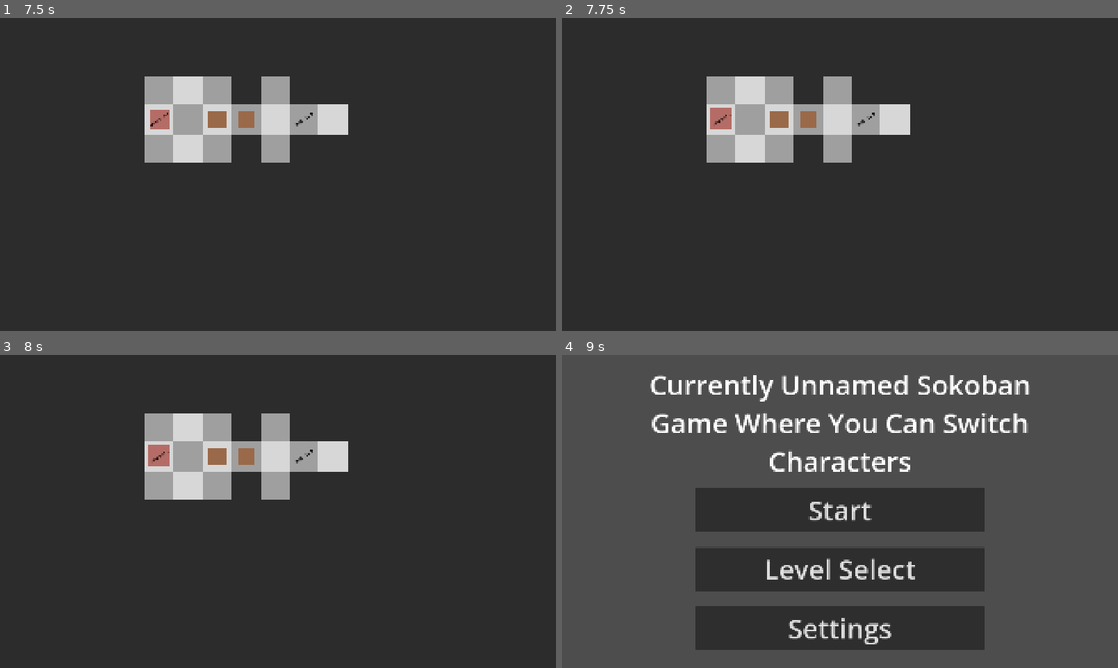
Above: before the commit, frames 1-4 (two rows, left to right).
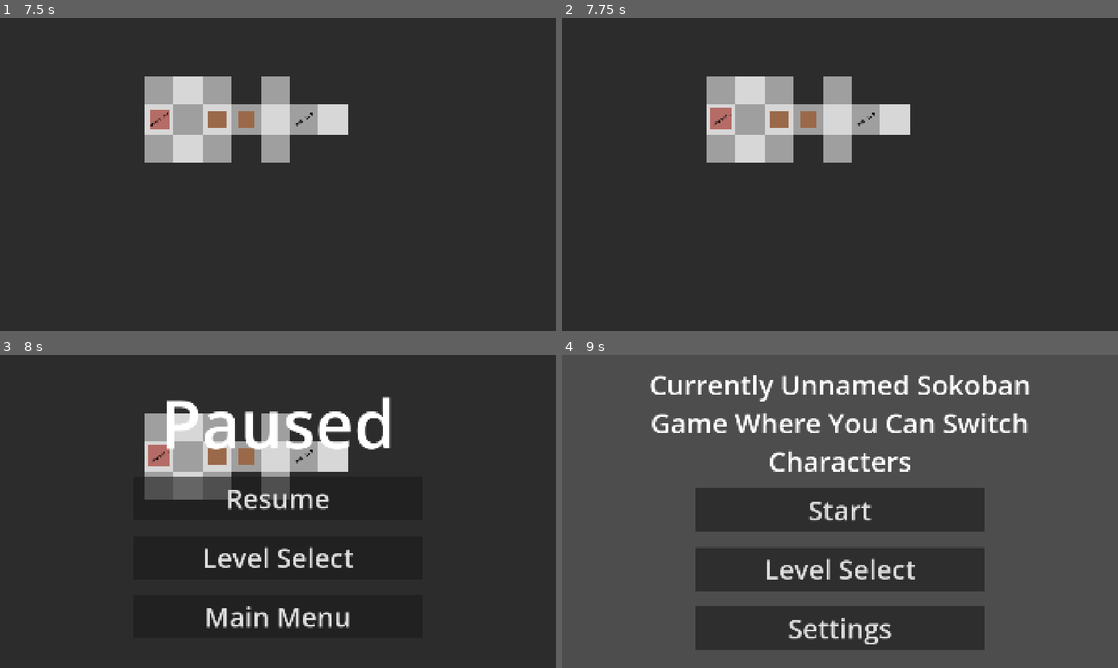
Above: after the commit, the same moments.

Repository: somestufz/GDS-Game-Jam-Repo
Game: Godot game, scene res://scenes/main/game.tscn
Same seed, same stepped clock (60 frames per second), same inputs: the game is played once before the commit and once after it. This scene is started directly instead of the project's main scene.
Inputs (mouse positions are in pixels of both pictures, inside the frame that each line leads up to):
- Up to frame 1 (7.5 s): click "Level Select" at 0.5 s; click "Back" at 1.25 s; click "Start" at 2 s; tap Enter at 2.75 s; move the mouse to (400, 158) at 2.77 s; hold D (move_right) 2.78-3.53 s; tap Shift (shift) at 2.85, 3.8, 5.1, 6.6, 7.35 s; click (400, 158) at 2.92 s; tap R (restart) at 3.5, 5, 7.25 s; move the mouse to (166, 190) at 3.52 s; hold S (move_down) 3.53-4.25 s; tap Space (ability) at 3.6 s; click "Start" at 4.25 s; move the mouse to (333, 105) at 5.02 s; hold D (move_right) 5.03-5.75 s; click "Settings" at 5.75 s; move the mouse to (250, 237) at 6.52 s; hold W (move_up) 6.53-7.28 s; click (250, 237) at 6.67 s; move the mouse to (66, 61) at 7.27 s; hold A (move_left) from 7.28 s (still down); click (66, 61) at 7.42 s
- Up to frame 2 (7.75 s): keep holding A (move_left)
- Up to frame 3 (8 s): keep holding A (move_left); tap Tab (pause, bound only after the commit) at 7.9 s
- Up to frame 4 (9 s): release A (move_left) at 8 s; click (840, 498) at 8 s, where only the run after the commit has a clickable "Resume"; tap R (restart) at 8.75 s; move the mouse to (673, 464) at 8.77 s; hold A (move_left) from 8.78 s (still down); tap Space (ability) at 8.85 s

Frames 1-2 are identical in both runs. In frame 3, 6.0% of the frame differs, in the area x 26-71%, y 13-88%; in frame 4, nothing differs.

Commit message:
added a pause menu - Added the pause menu - Added deload() method to level manager

Diff:
--- a/Main/Sokoban/project.godot
+++ b/Main/Sokoban/project.godot
@@ -77,6 +77,13 @@
 "events": [Object(InputEventKey,"resource_local_to_scene":false,"resource_name":"","device":-1,"window_id":0,"alt_press …(192 unchanged characters)…
 ]
 }
+pause={
+"deadzone": 0.2,
+"events": [Object(InputEventKey,"resource_local_to_scene":false,"resource_name":"","device":-1,"window_id":0,"alt_pressed":false,"shift_pressed":false,"ctrl_pressed":false,"meta_pressed":false,"pressed":false,"keycode":0,"physical_keycode":4194306,"key_label":0,"unicode":0,"location":0,"echo":false,"script":null)
+, Object(InputEventKey,"resource_local_to_scene":false,"resource_name":"","device":-1,"window_id":0,"alt_pressed":false,"shift_pressed":false,"ctrl_pressed":false,"meta_pressed":false,"pressed":false,"keycode":0,"physical_keycode":88,"key_label":0,"unicode":120,"location":0,"echo":false,"script":null)
+, Object(InputEventKey,"resource_local_to_scene":false,"resource_name":"","device":-1,"window_id":0,"alt_pressed":false,"shift_pressed":false,"ctrl_pressed":false,"meta_pressed":false,"pressed":false,"keycode":0,"physical_keycode":4194305,"key_label":0,"unicode":0,"location":0,"echo":false,"script":null)
+]
+}
 
 [physics]
 
--- a/Main/Sokoban/scenes/UI/level_select.gd
+++ b/Main/Sokoban/scenes/UI/level_select.gd
@@ -1,6 +1,10 @@
 extends HBoxContainer
 
 @onready var ui: Control = $".."
+@onready var level_manager: LevelManager = $"../../LevelManager"
 
 func _on_back_pressed() -> void:
-	ui.set_current_menu("MainMenu")
+	if level_manager.current_level_id == -1:
+		ui.set_current_menu("MainMenu")
+	else:
+		ui.set_current_menu("Pause")
--- /dev/null
+++ b/Main/Sokoban/scenes/UI/pause.gd
@@ -0,0 +1,15 @@
+extends VBoxContainer
+
+@onready var ui: Control = $".."
+@onready var level_manager: LevelManager = $"../../LevelManager"
+
+func _on_resume_pressed() -> void:
+	ui.set_current_menu("Game")
+
+
+func _on_level_select_pressed() -> void:
+	ui.set_current_menu("LevelSelect")
+
+func _on_main_menu_pressed() -> void:
+	ui.set_current_menu("MainMenu")
+	level_manager.deload()
--- a/Main/Sokoban/scenes/UI/ui_controller.gd
+++ b/Main/Sokoban/scenes/UI/ui_controller.gd
@@ -1,6 +1,8 @@
 extends Control
 
 var current_menu := "MainMenu"
+
+@onready var level_manager: LevelManager = $"../LevelManager"
 
 func _ready() -> void:
 	set_current_menu("MainMenu")
@@ -12,3 +14,11 @@
 			child.show()
 		else:
 			child.hide()
+
+func _process(delta: float) -> void:
+	if Input.is_action_just_pressed("pause"):
+		print(current_menu)
+		if current_menu == "Game":
+			set_current_menu("Pause")
+		elif level_manager.current_level_id != -1:
+			set_current_menu("Game")
--- a/Main/Sokoban/scenes/main/game.tscn
+++ b/Main/Sokoban/scenes/main/game.tscn
@@ -6,10 +6,15 @@
 [ext_resource type="Script" uid="uid://dov67a4moryo0" path="res://scenes/UI/main_menu.gd" id="2_gf1f2"]
 [ext_resource type="Script" uid="uid://bboa8jfbcitbl" path="res://scenes/UI/level_grid.gd" id="2_ma5rq"]
 [ext_resource type="PackedScene" uid="uid://c0dp7nsxo7cn6" path="res://scenes/UI/level_container.tscn" id="3_e3dby"]
+[ext_resource type="Script" uid="uid://bidttpsii63gi" path="res://scenes/UI/pause.gd" id="6_0rn35"]
 
 [node name="game" type="Node2D" unique_id=833251232]
 
 [node name="Camera2D" type="Camera2D" parent="." unique_id=247875225]
+
+[node name="LevelManager" parent="." unique_id=294967547 instance=ExtResource("1_e64el")]
+position = Vector2(-960, -540)
+level_names = Array[String](["res://scenes/main/levels/level_horse_1.tscn", "res://scenes/main/levels/level_horse_2.tscn", "res://scenes/main/levels/level_horse_3.tscn", "res://scenes/main/levels/level_snake_1.tscn", "res://scenes/main/levels/level_snake_2.tscn", "res://scenes/main/levels/level_snake_3.tscn", "res://scenes/main/levels/level_M1.tscn", "res://scenes/main/levels/level_1.tscn"])
 
 [node name="UI" type="Control" parent="." unique_id=1602658547]
 layout_mode = 3
@@ -127,15 +132,81 @@
 theme_override_font_sizes/font_size = 93
 text = "Settings"
 
+[node name="Pause" type="VBoxContainer" parent="UI" unique_id=1500749934]
+custom_minimum_size = Vector2(1500, 1000)
+layout_mode = 1
+anchors_preset = 8
+anchor_left = 0.5
+anchor_top = 0.5
+anchor_right = 0.5
+anchor_bottom = 0.5
+offset_left = -500.0
+offset_top = -500.0
+offset_right = 500.0
+offset_bottom = 500.0
+grow_horizontal = 2
+grow_vertical = 2
+alignment = 1
+script = ExtResource("6_0rn35")
+
+[node name="Label" type="Label" parent="UI/Pause" unique_id=754392886]
+custom_minimum_size = Vector2(1500, 100)
+layout_mode = 2
+size_flags_horizontal = 4
+theme_override_font_sizes/font_size = 231
+text = "Paused"
+horizontal_alignment = 1
+autowrap_mode = 2
+
+[node name="ResumeContainer" type="MarginContainer" parent="UI/Pause" unique_id=1474055668]
+layout_mode = 2
+theme_override_constants/margin_top = 25
+theme_override_constants/margin_bottom = 25
+
+[node name="Resume" type="Button" parent="UI/Pause/ResumeContainer" unique_id=1734246071]
+custom_minimum_size = Vector2(1000, 150)
+layout_mode = 2
+size_flags_horizontal = 4
+size_flags_vertical = 4
+theme_override_font_sizes/font_size = 93
+text = "Resume
+"
+
+[node name="LevelSelectContainer" type="MarginContainer" parent="UI/Pause" unique_id=703505304]
+layout_mode = 2
+theme_override_constants/margin_top = 25
+theme_override_constants/margin_bottom = 25
+
+[node name="LevelSelect" type="Button" parent="UI/Pause/LevelSelectContainer" unique_id=649067738]
+custom_minimum_size = Vector2(1000, 150)
+layout_mode = 2
+size_flags_horizontal = 4
+size_flags_vertical = 4
+theme_override_font_sizes/font_size = 93
+text = "Level Select
+"
+
+[node name="MenuContainer" type="MarginContainer" parent="UI/Pause" unique_id=317183982]
+layout_mode = 2
+theme_override_constants/margin_top = 25
+theme_override_constants/margin_bottom = 25
+
+[node name="Main Menu" type="Button" parent="UI/Pause/MenuContainer" unique_id=986652658]
+custom_minimum_size = Vector2(1000, 150)
+layout_mode = 2
+size_flags_horizontal = 4
+size_flags_vertical = 4
+theme_override_font_sizes/font_size = 93
+text = "Main Menu"
+
 [node name="Game" type="Control" parent="UI" unique_id=1396552457]
 anchors_preset = 0
 offset_right = 40.0
 offset_bottom = 40.0
 
-[node name="LevelManager" parent="." unique_id=294967547 instance=ExtResource("1_e64el")]
-position = Vector2(-960, -540)
-level_names = Array[String](["res://scenes/main/levels/level_horse_1.tscn", "res://scenes/main/levels/level_horse_2.tscn", "res://scenes/main/levels/level_horse_3.tscn", "res://scenes/main/levels/level_snake_1.tscn", "res://scenes/main/levels/level_snake_2.tscn", "res://scenes/main/levels/level_snake_3.tscn", "res://scenes/main/levels/level_M1.tscn", "res://scenes/main/levels/level_1.tscn"])
-
 [connection signal="pressed" from="UI/LevelSelect/MarginContainer/Back" to="UI/LevelSelect" method="_on_back_pressed"]
 [connection signal="pressed" from="UI/MainMenu/StartContainer/StartSelect" to="UI/MainMenu" method="_on_start_select_pressed"]
 [connection signal="pressed" from="UI/MainMenu/LevelSelectContainer/LevelSelect" to="UI/MainMenu" method="_on_level_select_pressed"]
+[connection signal="pressed" from="UI/Pause/ResumeContainer/Resume" to="UI/Pause" method="_on_resume_pressed"]
+[connection signal="pressed" from="UI/Pause/LevelSelectContainer/LevelSelect" to="UI/Pause" method="_on_level_select_pressed"]
+[connection signal="pressed" from="UI/Pause/MenuContainer/Main Menu" to="UI/Pause" method="_on_main_menu_pressed"]
--- a/Main/Sokoban/scenes/main/level_manager.gd
+++ b/Main/Sokoban/scenes/main/level_manager.gd
@@ -2,7 +2,7 @@
 extends Node2D
 
 var current_level : Node2D
-var current_level_id : int
+var current_level_id : int = -1
 
 @export var level_names : Array[String] = [
 	"res://scenes/main/levels/level_horse_1.tscn",
@@ -28,3 +28,13 @@
 	var level_scene_instance = level_scene.instantiate()
 	add_child(level_scene_instance)
 	current_level = level_scene_instance
+
+func deload() -> void:
+	print("deloading level")
+	current_level.queue_free()
+
+	current_level_id = -1
+
+	var level_scene = Node2D.new()
+	add_child(level_scene)
+	current_level = level_scene
Not shown, added: Main/Sokoban/scenes/UI/pause.gd.uid
Not shown, added: Main/Sokoban/scenes/main/game.tscn4562478800.tmp
